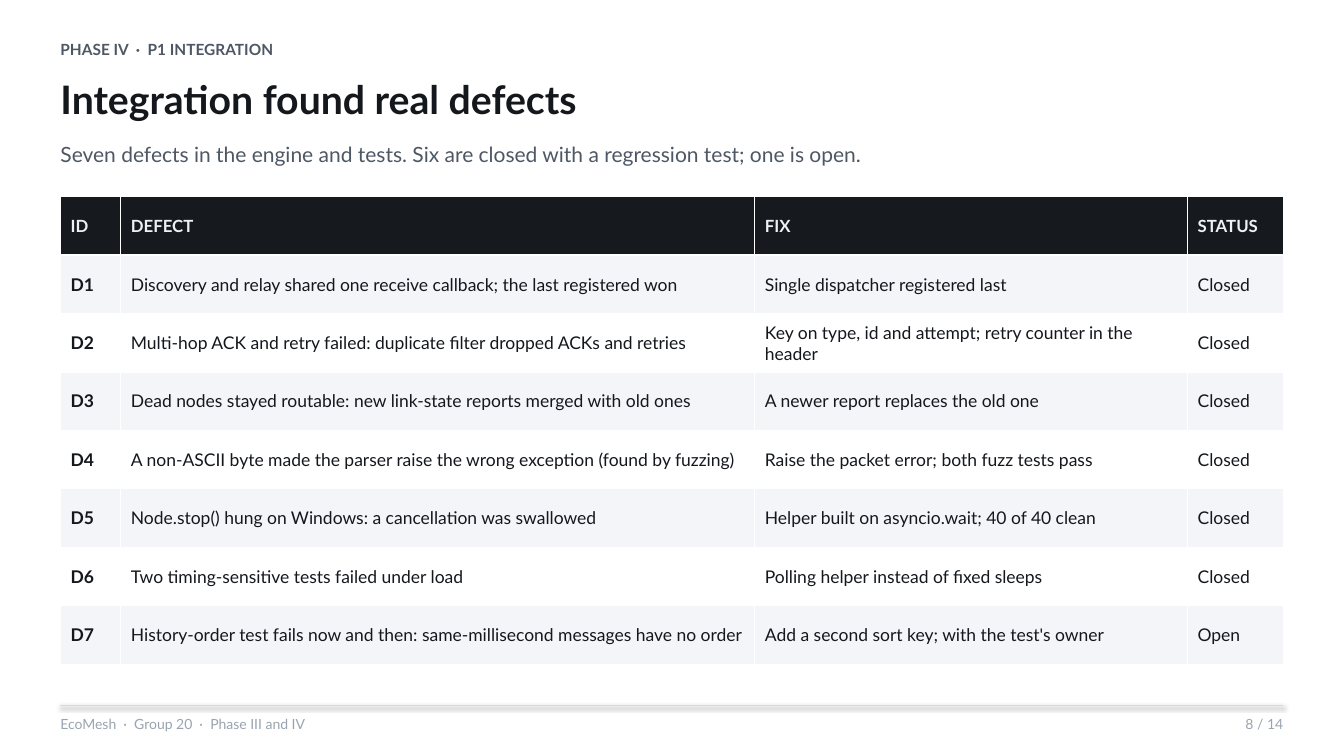
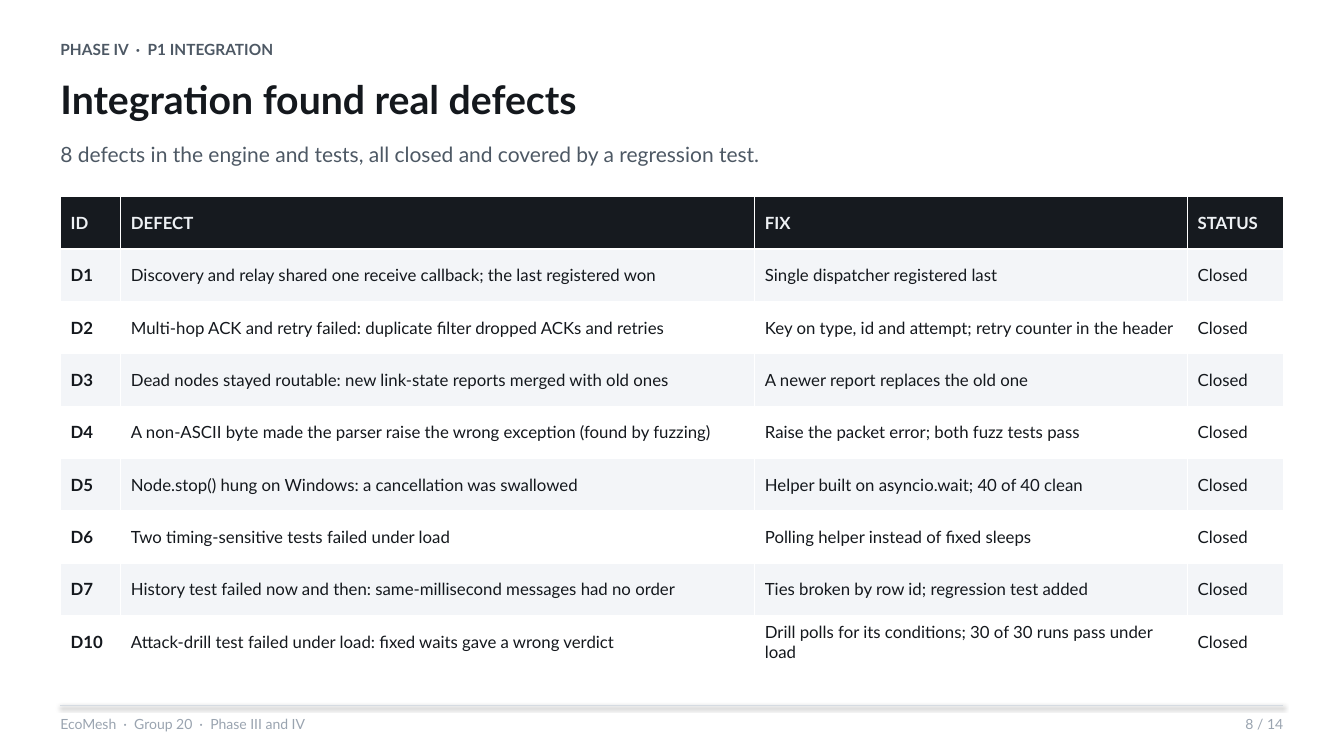
Before and after one commit to tanvisheth1234-wq/miniproject, a slide deck: slide 8 of docs/Phase_III_IV_EcoMesh_Final.pptx. Drawn at 1344x756 pixels with LibreOffice and Linux fonts; fonts in the diff are those of the drawing. Boxes give left, top, right and bottom in pixels: in the first picture for what was removed or moved away, otherwise in the second. Text is boxed around its words. In the diff, an @@ line names an element or a change of style, - is before the commit and + after.

Commit message:
docs: close D7 and D10, refresh evidence, testing document, deck, poster and report sources

```diff
--- a/docs/Phase_III_IV_EcoMesh_Final.pptx
+++ b/docs/Phase_III_IV_EcoMesh_Final.pptx
@@ text at [60,146,759,166]: text changed @@
-Seven defects in the engine and tests. Six are closed with a regression test; one is open.
+8 defects in the engine and tests, all closed and covered by a regression test.
@@ table at [60,197,1284,668] @@
-row 8: D7 | History-order test fails now and then: same-millisecond messages have no order | Add a second sort key; with the test's owner | Open
+row 8: D7 | History test failed now and then: same-millisecond messages had no order | Ties broken by row id; regression test added | Closed
+row 9: D10 | Attack-drill test failed under load: fixed waits gave a wrong verdict | Drill polls for its conditions; 30 of 30 runs pass under load | Closed
```
Also in this commit, not shown: 4 other slides changed, 24 other files.
